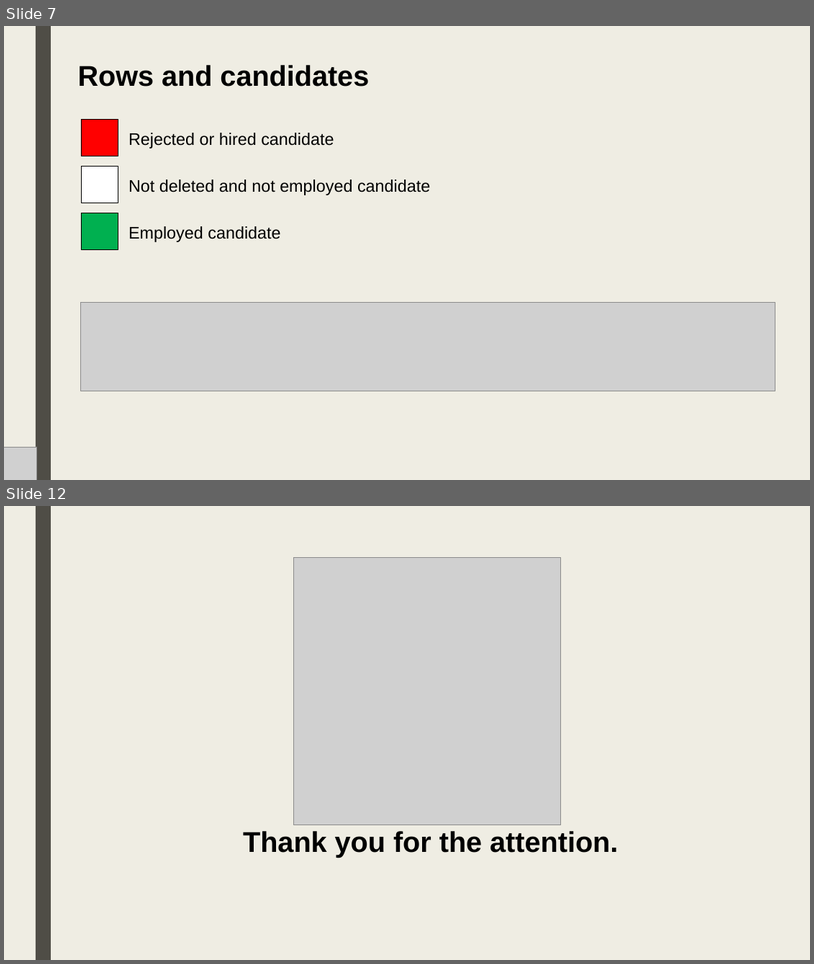
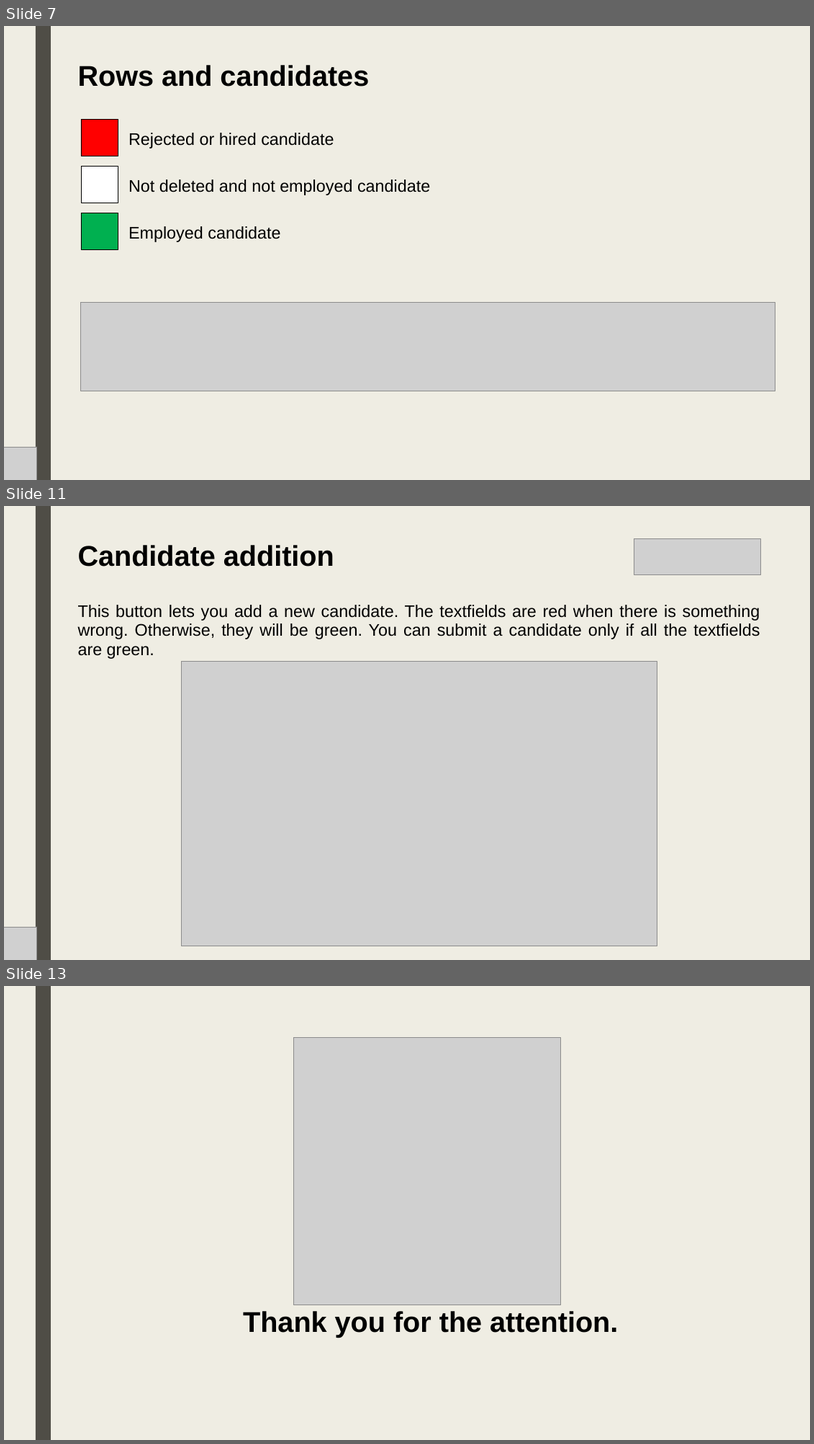
Before and after one commit to lt-scuolalavoro/suit, a slide deck: resources/EN - Suit Database.pptx. Shown one above the other, each under a label of ours: slides 7 and 12 before the commit, slides 7, 11 and 13 after it; the slides between them are not shown. The pictures are 814x964 and 814x1444 pixels, drawn with LibreOffice and Linux fonts; fonts in the diff are those of the drawing; grey boxes stand for pictures. Boxes give left, top, right and bottom in pixels: in the first picture for what was removed or moved away, otherwise in the second. Text is boxed around its words. In the diff, an @@ line names an element or a change of style, - is before the commit and + after.

```diff
--- a/resources/EN - Suit Database.pptx
+++ b/resources/EN - Suit Database.pptx
@@ slide 11 added at [4,506,810,960], background #EFEDE3; not listed: 1 template element that a slide beside it also shows @@
@@ title added at [78,545,334,566], 34 pt, text #000000, bold @@
+Candidate addition
@@ picture added at [634,538,761,575] @@
@@ text added at [78,605,761,659], 20 pt, text #000000 @@
+This button lets you add a new candidate. The textfields are red when there is something wrong. Otherwise, they will be green. You can submit a candidate only if all the textfields are green.
@@ picture added at [181,662,658,946] @@
@@ picture added at [4,926,37,960] @@
@@ what was slide 12 is now slide 13 @@
```
Also in this commit, not shown: 8 slides changed, 3 other files.
